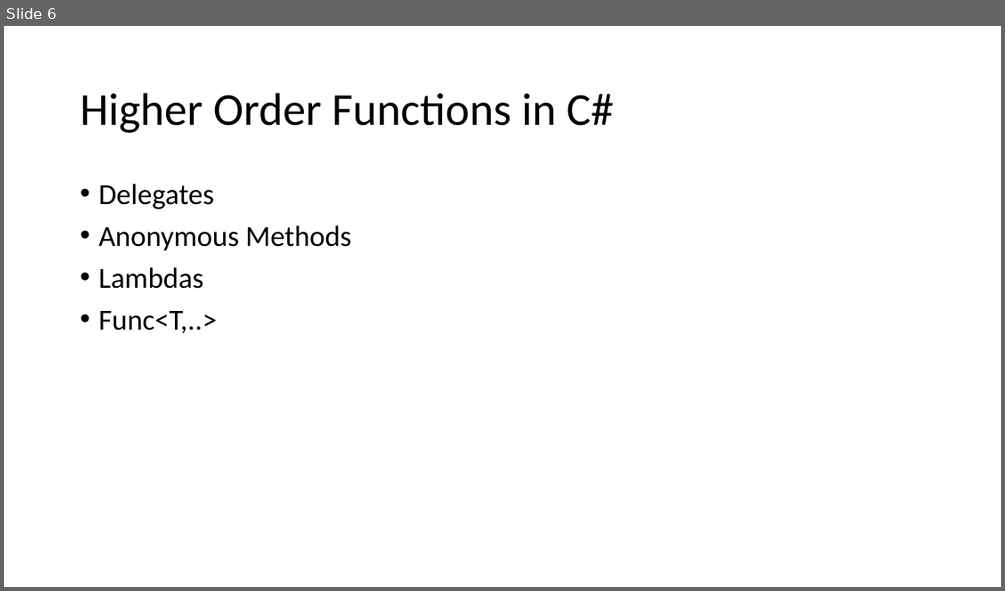
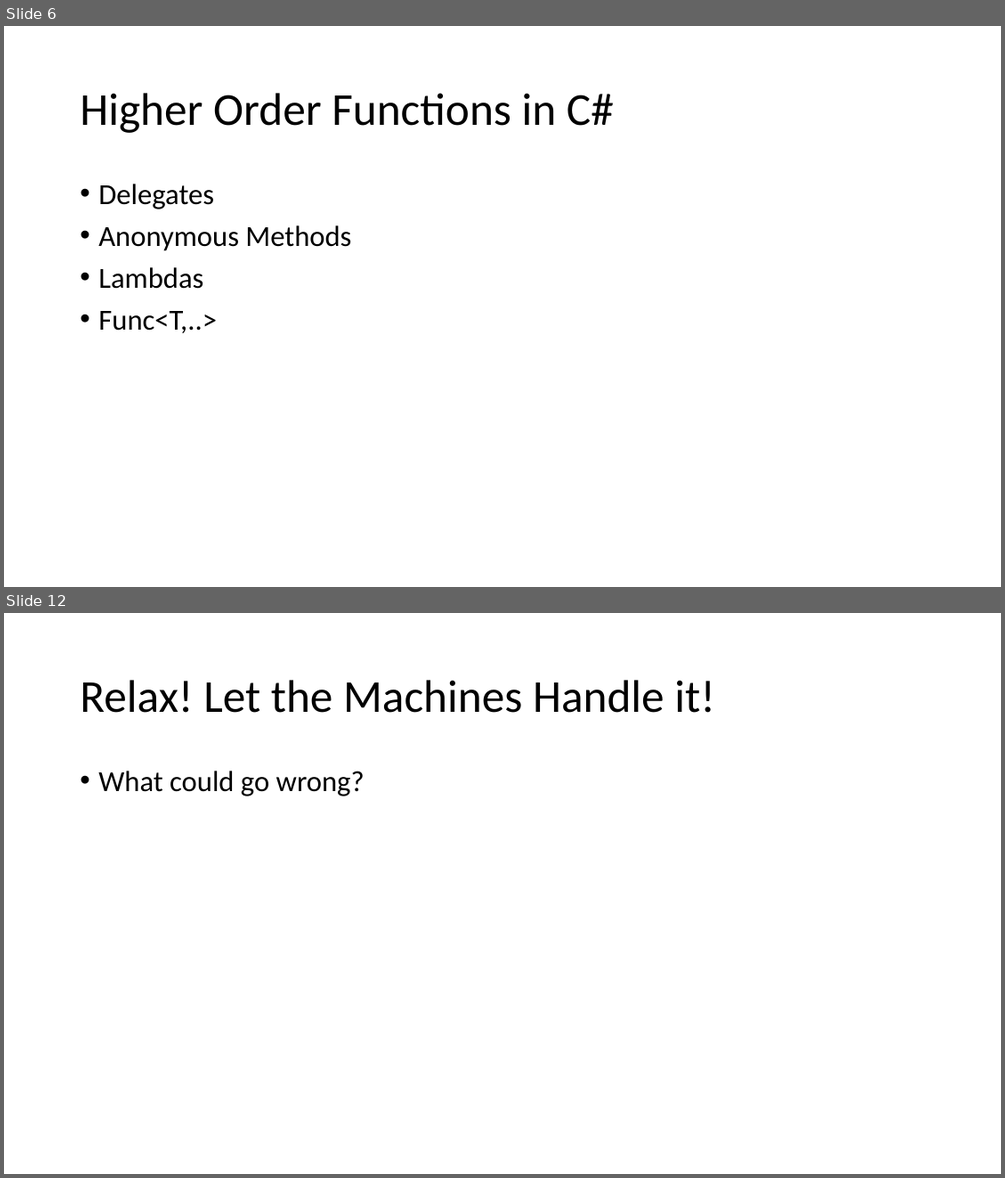
Before and after one commit to armadilloNik/FunctionalCSharpSig, a slide deck: slides/FpViaCSharp.pptx. Shown one above the other, each under a label of ours: slide 6 before the commit, slides 6 and 12 after it; the slides between them are not shown. The pictures are 1005x591 and 1005x1178 pixels, drawn with LibreOffice and Linux fonts; fonts in the diff are those of the drawing. Boxes give left, top, right and bottom in pixels: in the first picture for what was removed or moved away, otherwise in the second. Text is boxed around its words. In the diff, an @@ line names an element or a change of style, - is before the commit and + after.

```diff
--- a/slides/FpViaCSharp.pptx
+++ b/slides/FpViaCSharp.pptx
@@ slide 12 added at (4,613,1001,1174), background #FFFFFF @@
@@ title added at (80,680,715,713), 44 pt, text #000000 @@
+Relax! Let the Machines Handle it!
@@ text added at (98,771,364,796), 28 pt, text #000000 @@
+• What could go wrong?
```
Also in this commit, not shown: 1 slide changed, 6 other slides added.
